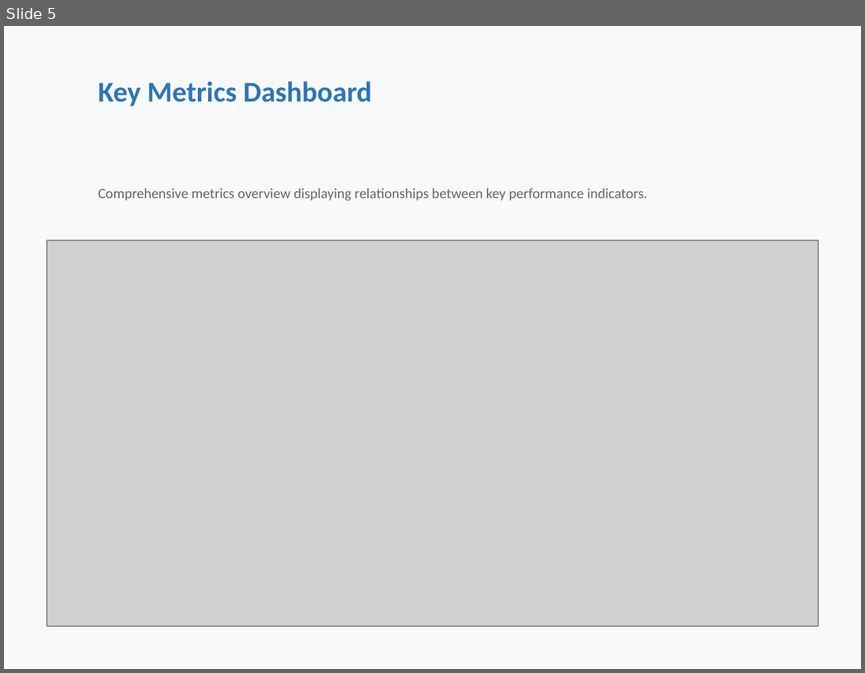
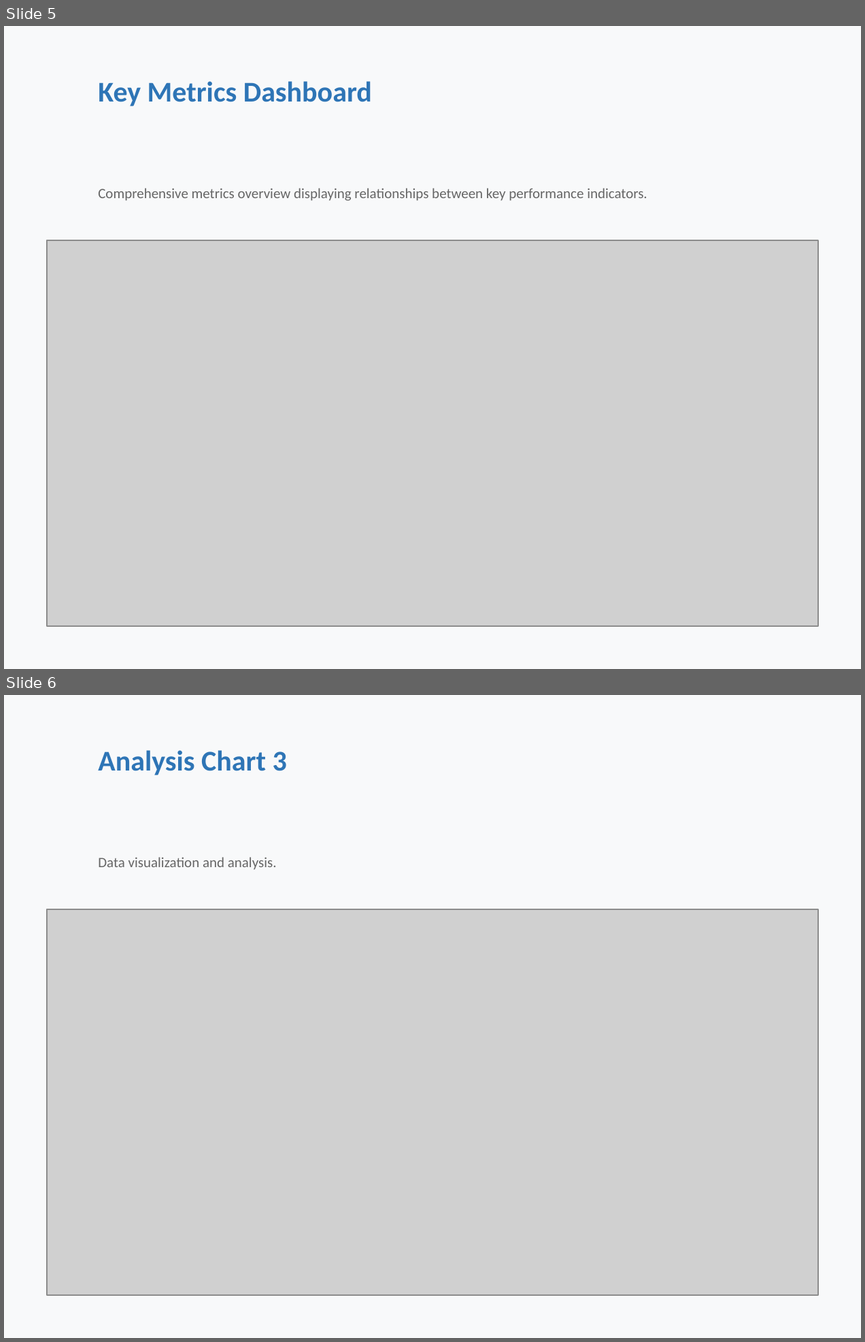
Before and after one commit to Hemanth94780/GTHackathon, a slide deck: output/automated_report.pptx. Shown one above the other, each under a label of ours: slide 5 before the commit, slides 5 and 6 after it. The pictures are 865x673 and 865x1342 pixels, drawn with LibreOffice and Linux fonts; fonts in the diff are those of the drawing; grey boxes stand for pictures. Boxes give left, top, right and bottom in pixels: in the first picture for what was removed or moved away, otherwise in the second. Text is boxed around its words. In the diff, an @@ line names an element or a change of style, - is before the commit and + after.

Commit message:
ai integrated analysis

```diff
--- a/output/automated_report.pptx
+++ b/output/automated_report.pptx
@@ slide 6 added at (x1=4, y1=695, x2=861, y2=1338), background #F8F9FA @@
@@ text added at (x1=98, y1=750, x2=287, y2=775), 24 pt, text #2E75B6, bold @@
+Analysis Chart 3
@@ text added at (x1=98, y1=857, x2=277, y2=870), 12 pt, text #666666 @@
+Data visualization and analysis.
@@ picture added at (x1=47, y1=909, x2=818, y2=1295) @@
```
Also in this commit, not shown: 2 slides changed, 3 other slides added, 3 slides removed, 32 other files.
